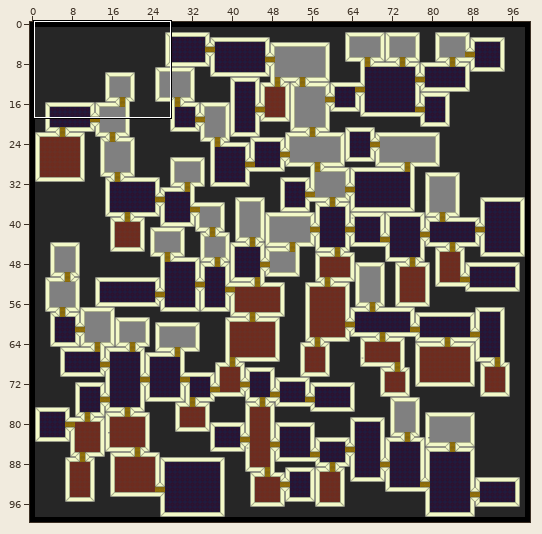
Tiled map, stored at desktop/Maps/test.tmx. The first picture is a wide view before the edit; the outline marks the close-up.
Close-up. Before the commit:
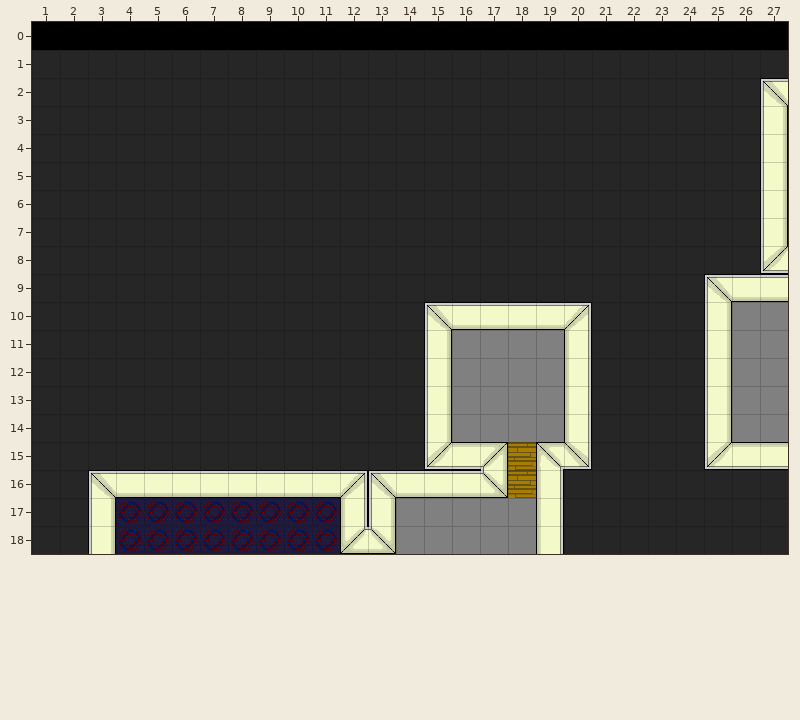
Cells are 32x32 px. Shown: x 1..27, y 0..18. The commit also changed other parts of the map, which this record leaves out.
Now the later version:
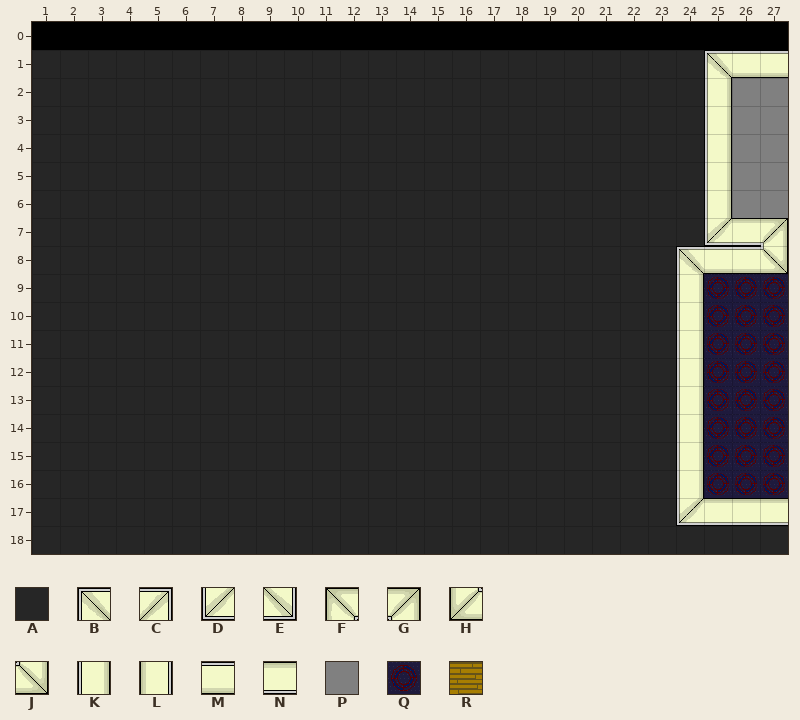
Key: from "Office01": A 0, B 2, C 3, D 4, E 5, F 6, G 7, H 8, J 9, K 10, L 20, M 30, N 40, P 50, Q 60, R 99.
_ is an empty cell.
Edits made:
Layer "tileLayer":
The edit turns tile B into tile A in row 10 at x 15; in row 16 at x 3 and 13.
The edit turns tile C into tile A in row 10 at x 20; in row 16 at x 12.
The edit turns tile D into tile A in row 15 at x 15.
The edit turns tile E into tile A in row 15 at x 20.
The edit turns tile F into tile A in row 15 at x 19.
The edit turns tile G into tile A in row 15 at x 17.
The edit turns tile H into tile A in row 18 at x 12.
The edit turns tile J into tile A in row 16 at x 17; in row 18 at x 13.
The edit turns tile K into tile A in rows 11 to 14 at x 15; in row 17 at x 3 and 13; in row 18 at x 3.
The edit turns tile L into tile A in rows 11 to 14 at x 20; in row 16 at x 19; in row 17 at x 12 and 19; in row 18 at x 19.
The edit turns tile M into tile A in row 10 at x 16 to 19; in row 16 at x 4 to 11 and 14 to 16.
The edit turns tile N into tile A in row 15 at x 16.
The edit turns tile P into tile A in rows 11 to 14 at x 16 to 19; in rows 17 to 18 at x 14 to 18.
The edit turns tile Q into tile A in rows 17 to 18 at x 4 to 11.
The edit turns tile R into tile A in rows 15 to 16 at x 18.
The edit turns tile A into tile B in row 1 at x 25; in row 8 at x 24.
The edit turns tile A into tile D in row 7 at x 25; in row 17 at x 24.
The edit turns tile K into tile G in row 7 at x 27.
The edit turns tile D into tile J in row 8 at x 27.
The edit turns tile A into tile K in rows 2 to 6 at x 25; in rows 9 to 16 at x 24.
The edit turns tile A into tile M in row 1 at x 26 to 27; in row 8 at x 25 to 26.
The edit turns tile A into tile N in row 7 at x 26; in row 17 at x 25 to 27.
The edit turns tile A into tile P in rows 2 to 6 at x 26.
The edit turns tile B into tile P in row 2 at x 27.
The edit turns tile K into tile P in rows 3 to 6 at x 27.
The edit turns tile A into tile Q in row 16 at x 25 to 27.
The edit turns tile B into tile Q in row 9 at x 25.
The edit turns tile D into tile Q in row 15 at x 25.
The edit turns tile K into tile Q in rows 10 to 14 at x 25.
The edit turns tile M into tile Q in row 9 at x 26 to 27.
The edit turns tile N into tile Q in row 15 at x 26 to 27.
The edit turns tile P into tile Q in rows 10 to 14 at x 26 to 27.
Pixel boxes of the changes (left, top, right, bottom) in both close-ups:
changed: (676, 50, 788, 526)
changed: (88, 302, 592, 554)
